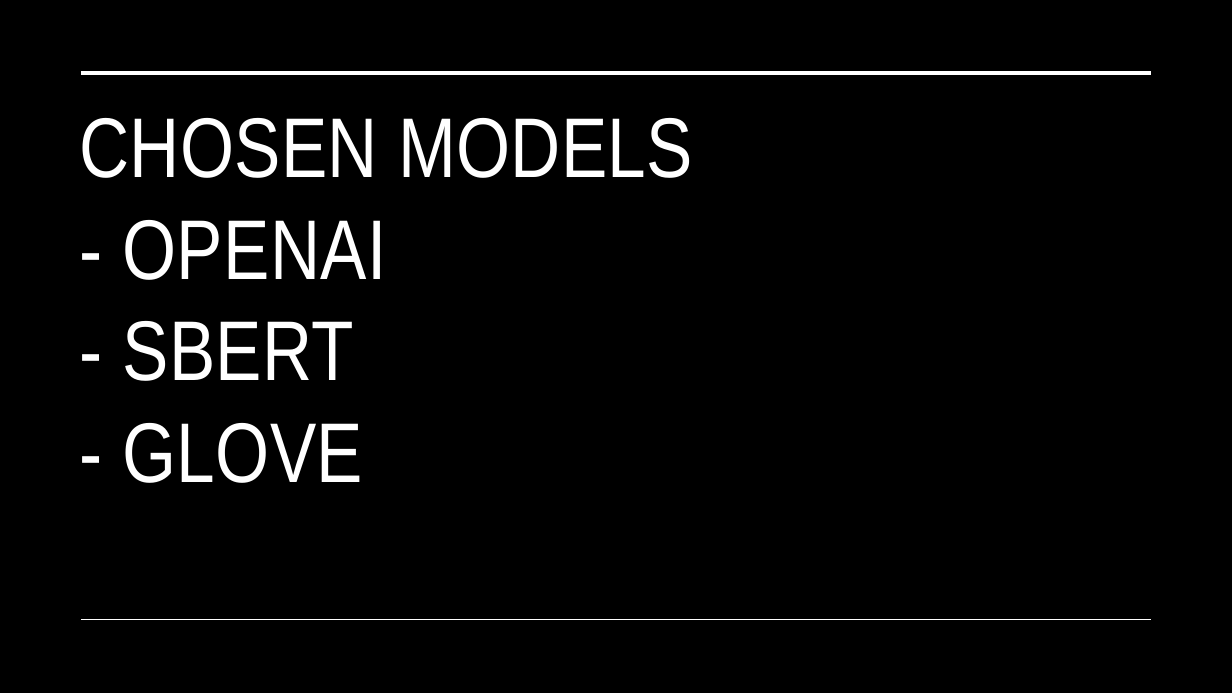
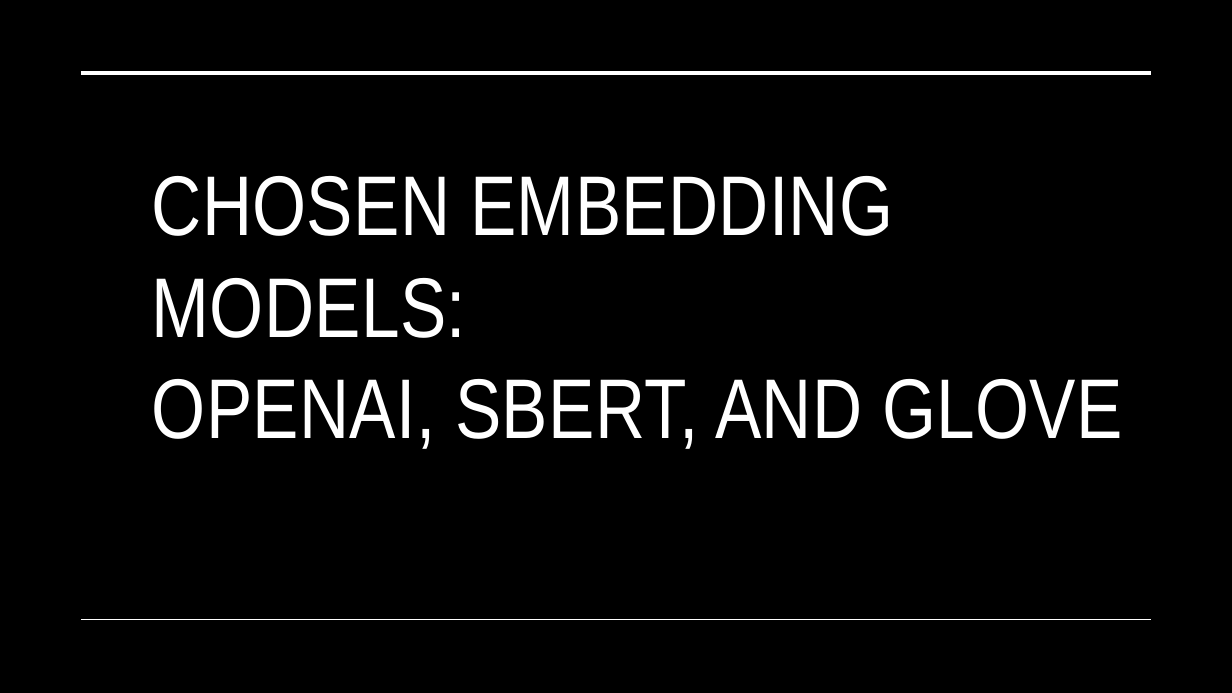
Before and after one commit to mollieeh/RAG, a slide deck: slide 3 of presentation_and_report/AP_RAG_presentation.pptx (slide 2 before the commit). Drawn at 1232x693 pixels with LibreOffice and Linux fonts; fonts in the diff are those of the drawing. Boxes give left, top, right and bottom in pixels: in the first picture for what was removed or moved away, otherwise in the second. Text is boxed around its words. In the diff, an @@ line names an element or a change of style, - is before the commit and + after.

```diff
--- a/presentation_and_report/AP_RAG_presentation.pptx
+++ b/presentation_and_report/AP_RAG_presentation.pptx
@@ title at [152, 176, 1123, 449]: text changed @@
-CHOSEN MODELS
-- OPENAI
-- SBERT
-- GLOVE
+CHOSEN EMBEDDING MODELS:
+OPENAI, SBERT, AND GLOVE
```
Also in this commit, not shown: 2 other slides changed, 7 slides added, 6 slides removed, 4 other files.
